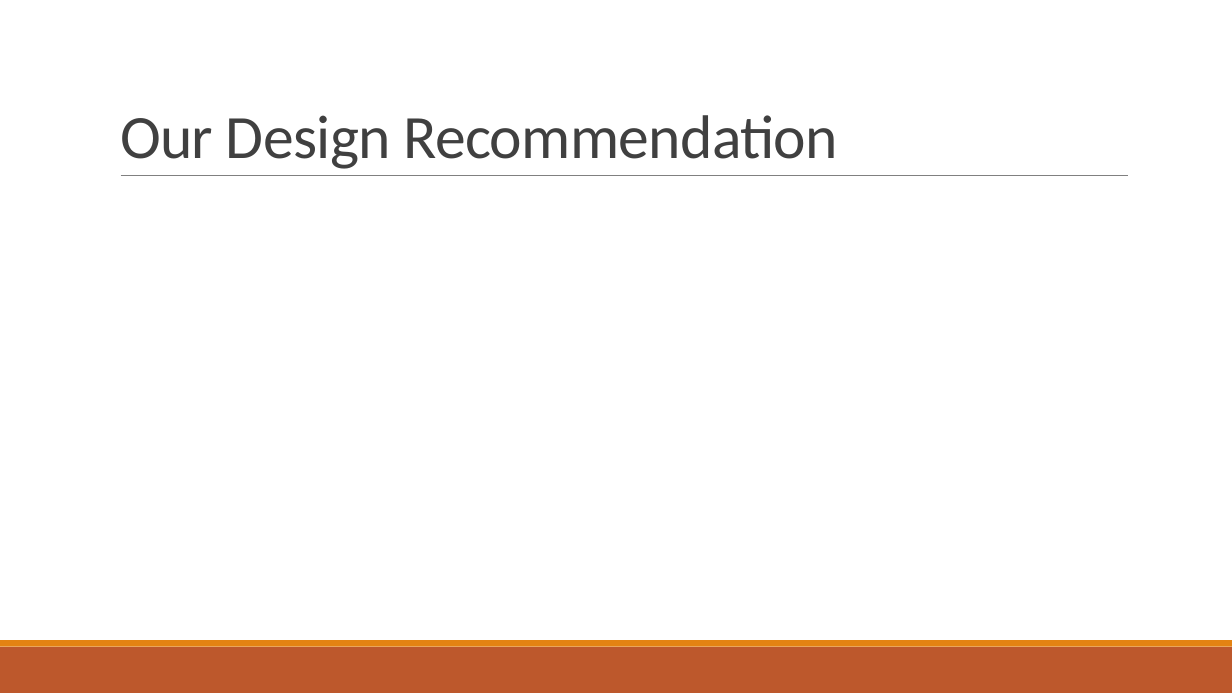
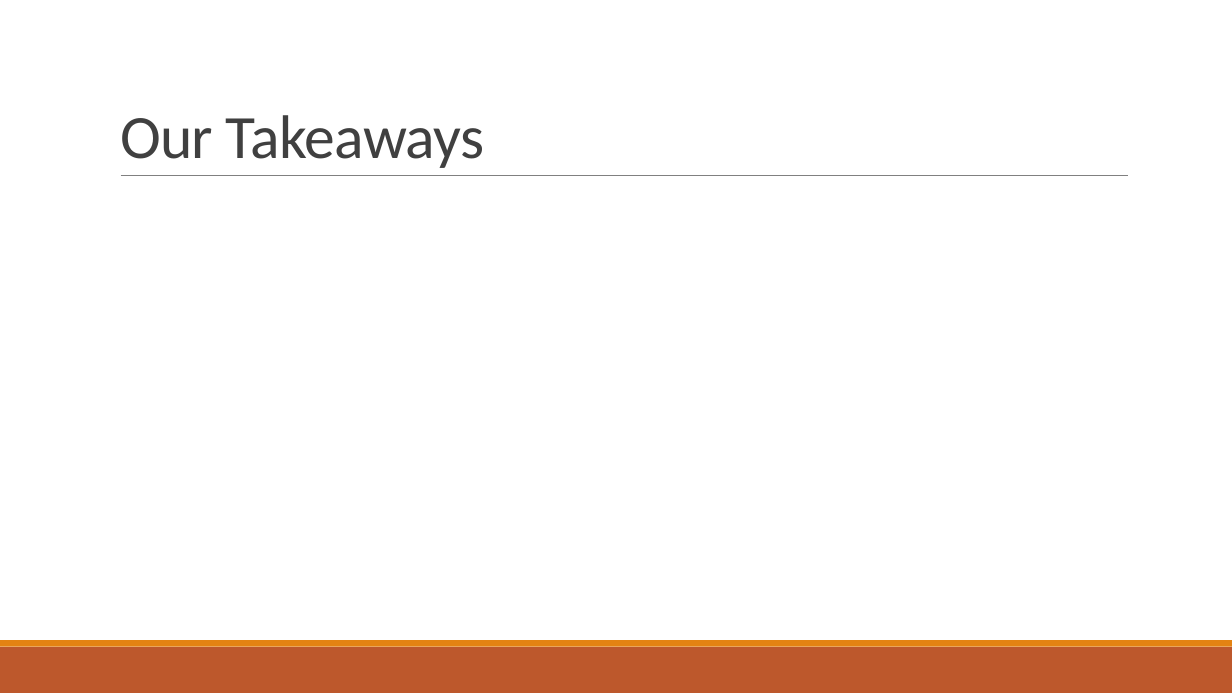
Before and after one commit to aehoppe/RTG, a slide deck: slide 7 of On RTG Design.pptx. Drawn at 1232x693 pixels with LibreOffice and Linux fonts; fonts in the diff are those of the drawing. Boxes give left, top, right and bottom in pixels: in the first picture for what was removed or moved away, otherwise in the second. Text is boxed around its words. In the diff, an @@ line names an element or a change of style, - is before the commit and + after.

```diff
--- a/On RTG Design.pptx
+++ b/On RTG Design.pptx
@@ title at (x1=120, y1=115, x2=484, y2=168): text changed @@
-Our Design Recommendation
+Our Takeaways
```
Also in this commit, not shown: 1 other slide changed, 1 slide added, 1 slide removed.
